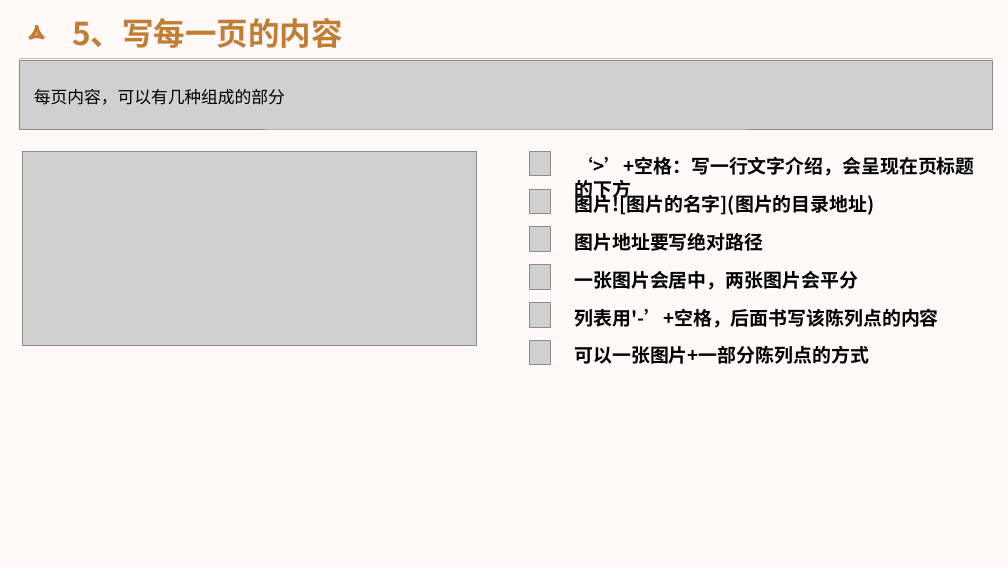
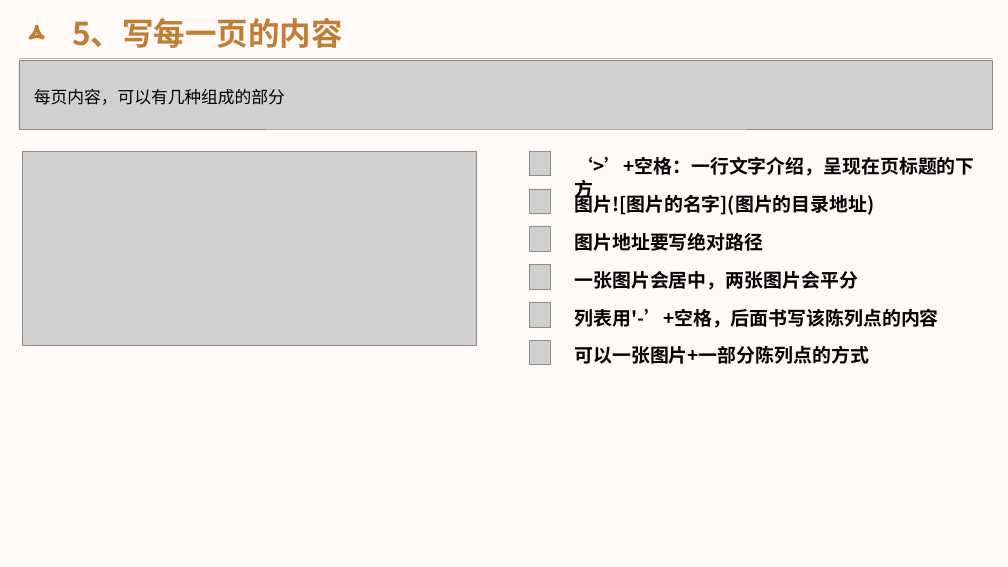
Before and after one commit to sijing233/ppt-generator, a slide deck: slide 16 of out-print/readme.pptx. Drawn at 1008x567 pixels with LibreOffice and Linux fonts; fonts in the diff are those of the drawing; grey boxes stand for pictures; background and template pictures are left out. Boxes give left, top, right and bottom in pixels: in the first picture for what was removed or moved away, otherwise in the second. Text is boxed around its words. In the diff, an @@ line names an element or a change of style, - is before the commit and + after.

```diff
--- a/out-print/readme.pptx
+++ b/out-print/readme.pptx
@@ text at [574, 157, 974, 176]: text changed @@
-‘>’+空格：写一行文字介绍，会呈现在页标题的下方
+‘>’+空格：一行文字介绍，呈现在页标题的下方
```
Also in this commit, not shown: 3 other slides changed, 47 other files.
